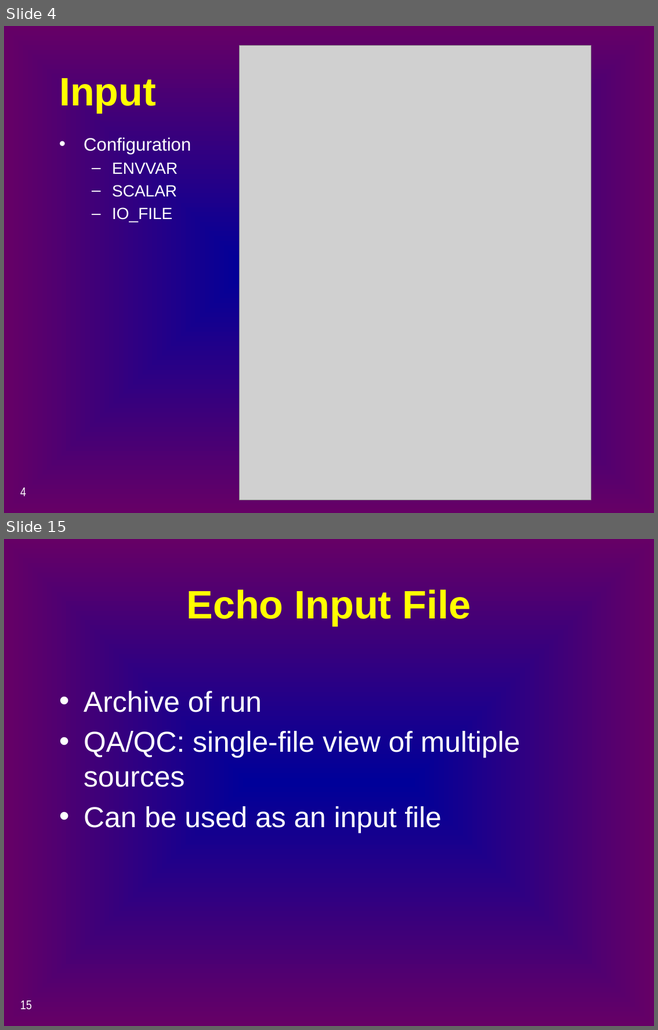
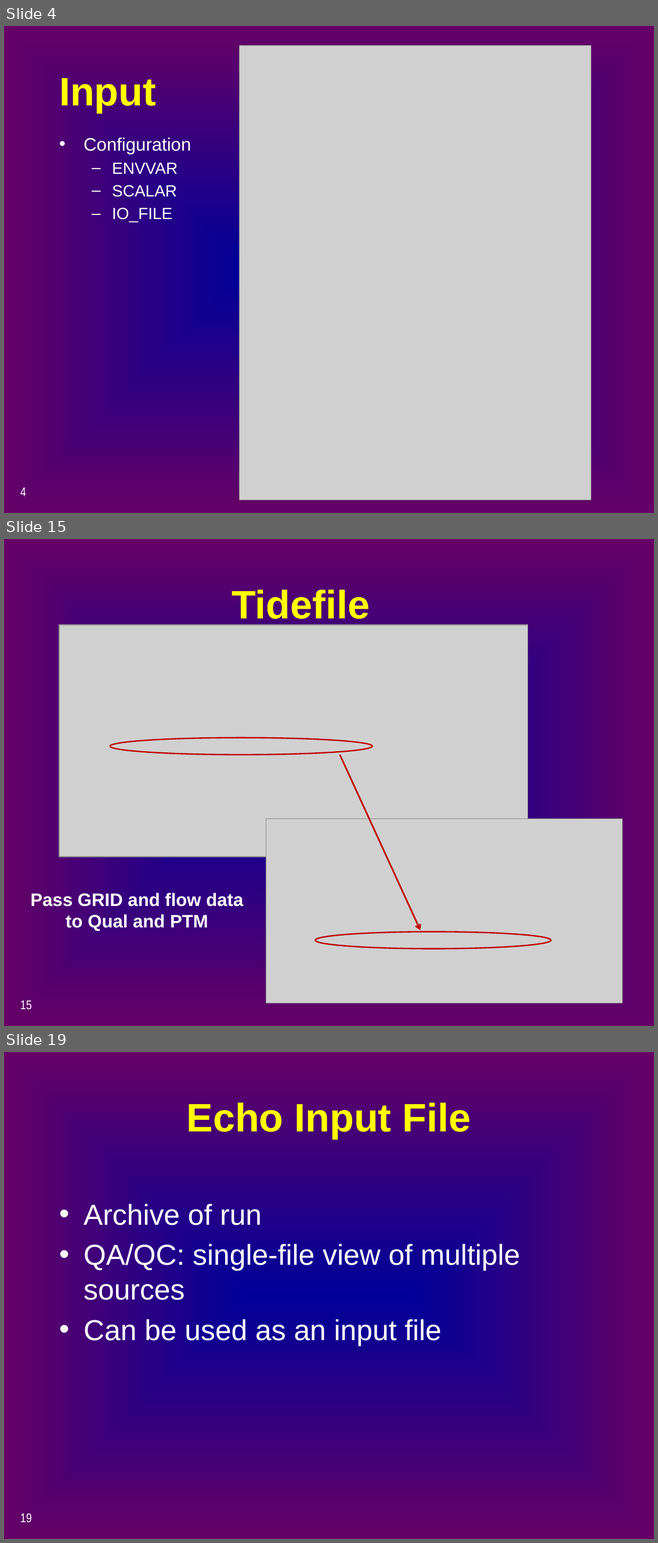
Before and after one commit to CADWRDeltaModeling/dsm2, a slide deck: dsm2/presentations/p4_simulation_data.pptx. Shown one above the other, each under a label of ours: slides 4 and 15 before the commit, slides 4, 15 and 19 after it; the slides between them are not shown. The pictures are 658x1030 and 658x1543 pixels, drawn with LibreOffice and Linux fonts; fonts in the diff are those of the drawing; grey boxes stand for pictures. Boxes give left, top, right and bottom in pixels: in the first picture for what was removed or moved away, otherwise in the second. Text is boxed around its words. In the diff, an @@ line names an element or a change of style, - is before the commit and + after.

```diff
--- a/dsm2/presentations/p4_simulation_data.pptx
+++ b/dsm2/presentations/p4_simulation_data.pptx
@@ slide 15 added at [4, 539, 654, 1026], background gradient #000099 to #660066 @@
@@ title added at [231, 589, 369, 625], 44 pt, text #FFFF00, bold @@
+Tidefile
@@ picture added at [59, 625, 528, 857] @@
@@ ellipse added at [110, 738, 372, 755], outline #C00000 1.5 pt @@
@@ arrow added from (340, 755) to (420, 930), #C00000 1.75 pt @@
@@ picture added at [266, 819, 622, 1003] @@
@@ text added at [31, 893, 243, 931], 20 pt, text #FFFFFF, bold @@
+Pass GRID and flow data
+to Qual and PTM
@@ ellipse added at [315, 932, 551, 949], outline #C00000 1.5 pt @@
@@ page number added at [20, 1001, 32, 1010], 14 pt, text #FFFFFF @@
+15
@@ what was slide 15 is now slide 19 @@
@@ page number at [20, 1513, 32, 1523]: text changed @@
-15
+19
```
Also in this commit, not shown: 11 slides changed, 5 other slides added, 2 slides removed.
